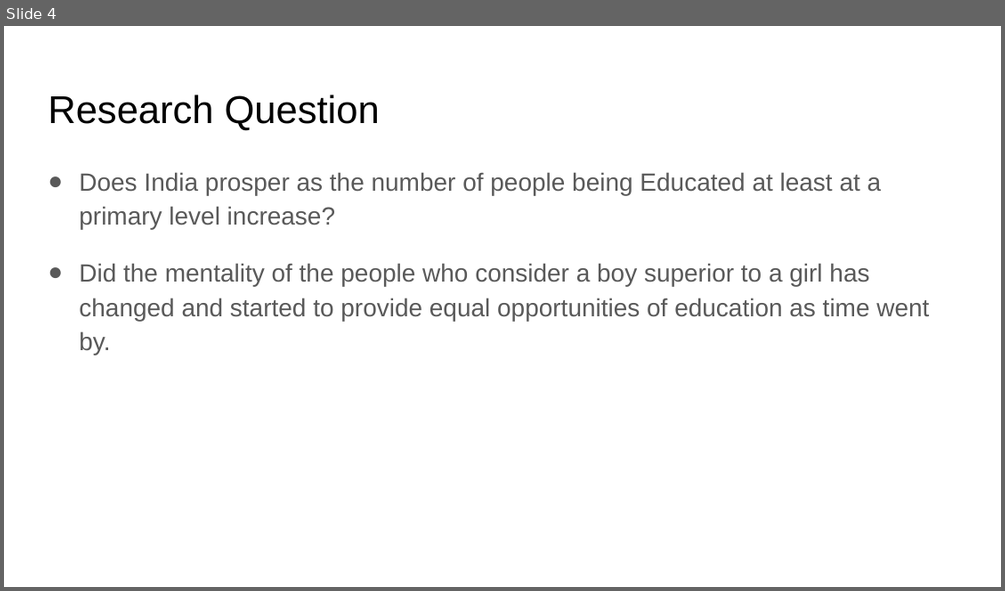
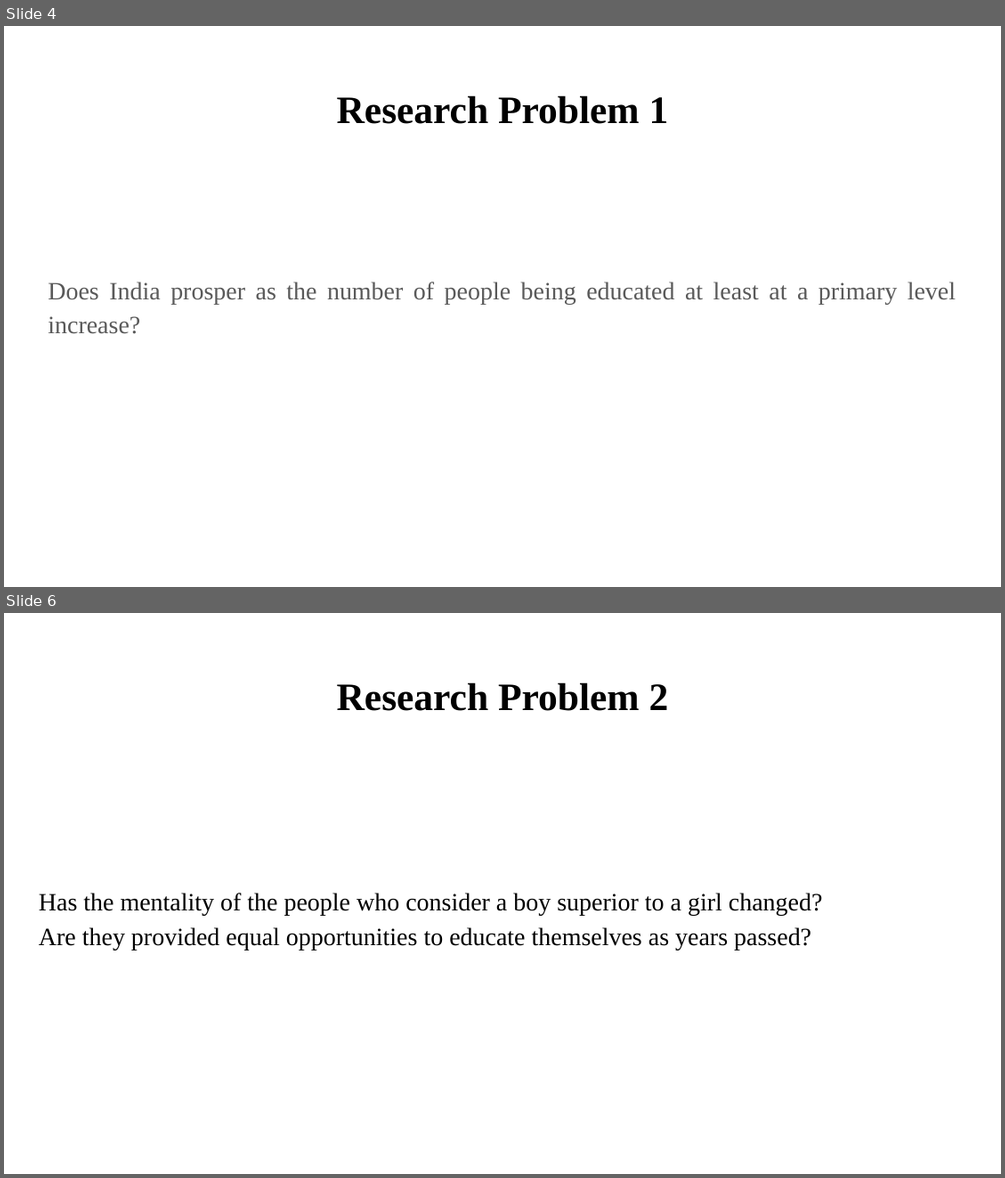
Before and after one commit to Rohithsoman/EdX-Python4DS, a slide deck: DSE 200X_ Mini Project Presentation - Rohith Soman.pptx. Shown one above the other, each under a label of ours: slide 4 before the commit, slides 4 and 6 after it; the slides between them are not shown. The pictures are 1005x591 and 1005x1178 pixels, drawn with LibreOffice and Linux fonts; fonts in the diff are those of the drawing. Boxes give left, top, right and bottom in pixels: in the first picture for what was removed or moved away, otherwise in the second. Text is boxed around its words. In the diff, an @@ line names an element or a change of style, - is before the commit and + after.

```diff
--- a/DSE 200X_ Mini Project Presentation - Rohith Soman.pptx
+++ b/DSE 200X_ Mini Project Presentation - Rohith Soman.pptx
@@ slide 6 added at (x1=4, y1=613, x2=1001, y2=1174), background #FFFFFF @@
@@ title added at (x1=337, y1=682, x2=669, y2=711), 28 pt, text #000000, bold @@
+Research Problem 2
@@ text added at (x1=39, y1=892, x2=823, y2=950), 18 pt, text #000000 @@
+Has the mentality of the people who consider a boy superior to a girl changed?
+Are they provided equal opportunities to educate themselves as years passed?
@@ slide 4 changed as well @@
@@ title at (x1=337, y1=95, x2=669, y2=124): text changed; font Arial to Times New Roman; bold on @@
-Research Question
+Research Problem 1
@@ text at (x1=48, y1=281, x2=955, y2=334): text changed; font Arial to Times New Roman @@
-● Does India prosper as the number of people being Educated at least at a primary level increase?
-● Did the mentality of the people who consider a boy superior to a girl has changed and started to provide equal opportunities of education as time went by.
+Does India prosper as the number of people being educated at least at a primary level increase?
```
Also in this commit, not shown: 5 other slides changed, 3 other slides added, 2 slides removed.
